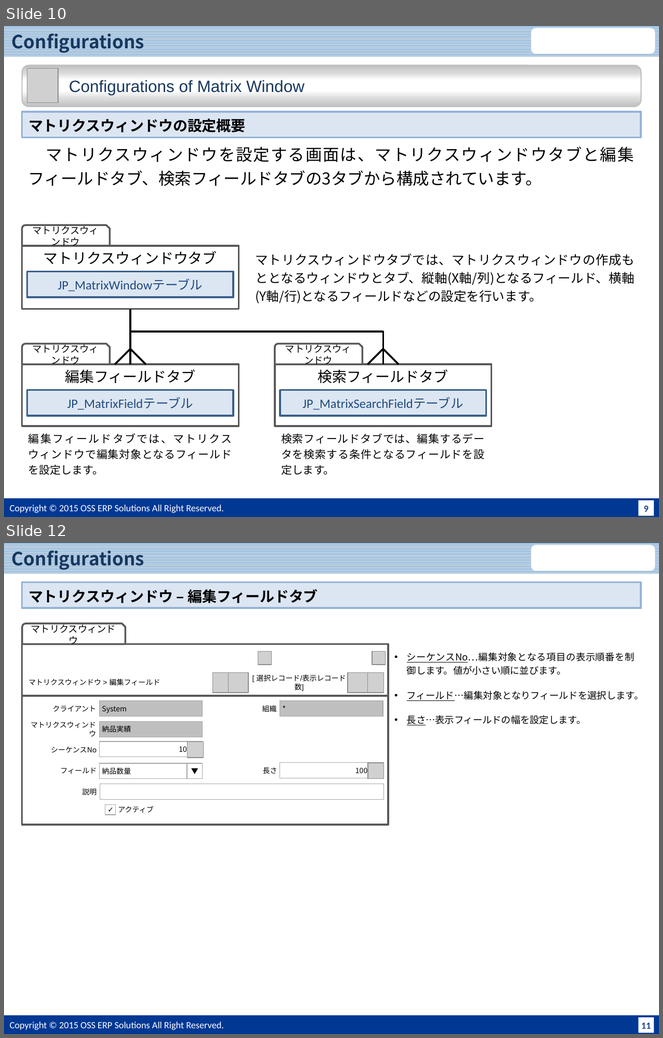
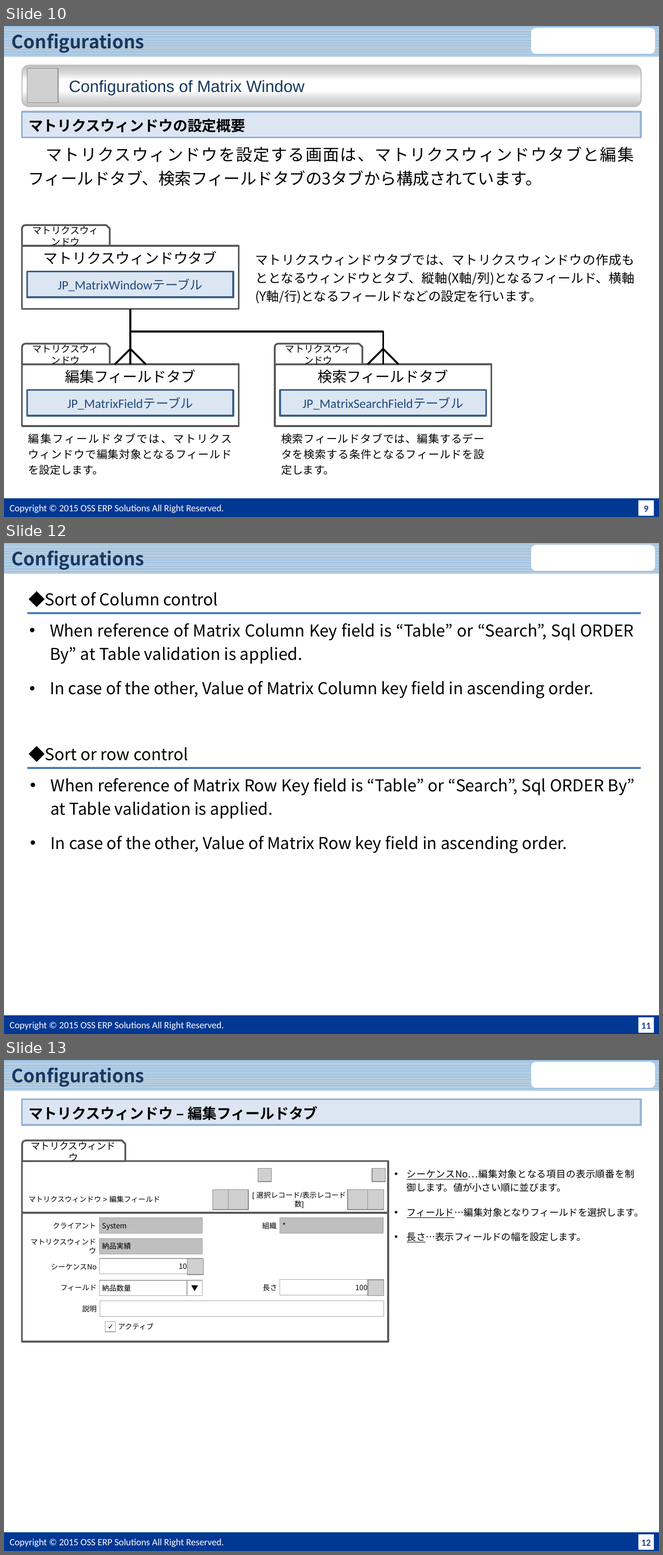
Before and after one commit to JPiere/jpiere.plugin.webui.matrixwindow, a slide deck: Doc/JPIERE-0098_MatrixWindow.pptx. Shown one above the other, each under a label of ours: slides 10 and 12 before the commit, slides 10, 12 and 13 after it; the slides between them are not shown. The pictures are 663x1038 and 663x1555 pixels, drawn with LibreOffice and Linux fonts; fonts in the diff are those of the drawing; grey boxes stand for pictures; background and template pictures are left out. Boxes give left, top, right and bottom in pixels: in the first picture for what was removed or moved away, otherwise in the second. Text is boxed around its words. In the diff, an @@ line names an element or a change of style, - is before the commit and + after.

```diff
--- a/Doc/JPIERE-0098_MatrixWindow.pptx
+++ b/Doc/JPIERE-0098_MatrixWindow.pptx
@@ slide 12 added at box(4, 543, 659, 1034), background #FFFFFF; not listed: 5 template elements that a slide beside it also shows @@
@@ title added at box(12, 548, 145, 570), 20 pt, text #17375E, bold @@
+Configurations
@@ text added at box(28, 591, 218, 607), 18 pt, text #000000 @@
+◆Sort of Column control
@@ line added from (27, 613) to (641, 613), #4B7EBC 2 pt @@
@@ text added at box(50, 623, 634, 698), 18 pt, text #000000 @@
+• When reference of Matrix Column Key field is “Table” or “Search”, Sql ORDER By” at Table validation is applied.
+• In case of the other, Value of Matrix Column key field in ascending order.
@@ text added at box(28, 746, 188, 762), 18 pt, text #000000 @@
+◆Sort or row control
@@ line added from (27, 768) to (641, 768), #4B7EBC 2 pt @@
@@ text added at box(51, 778, 635, 853), 18 pt, text #000000 @@
+• When reference of Matrix Row Key field is “Table” or “Search”, Sql ORDER By” at Table validation is applied.
+• In case of the other, Value of Matrix Row key field in ascending order.
@@ what was slide 12 is now slide 13 @@
@@ page number at box(642, 1540, 651, 1546): text changed @@
-11
+12
```
Also in this commit, not shown: 1 slide changed, 1 other file.
